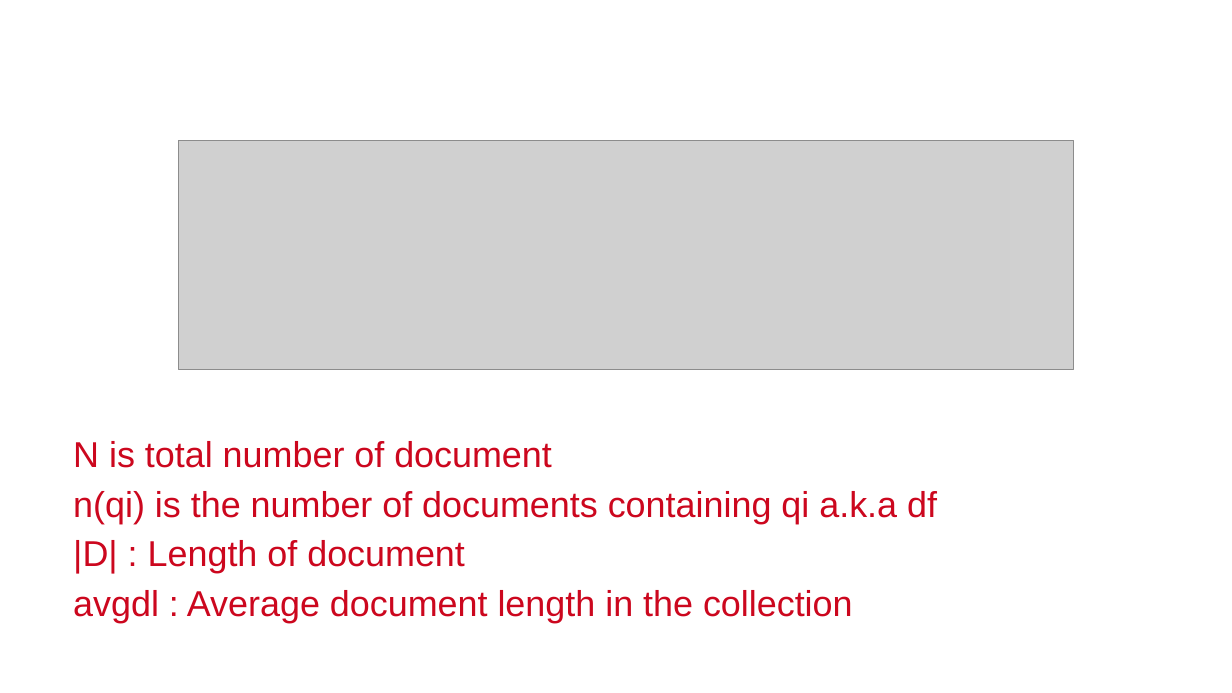
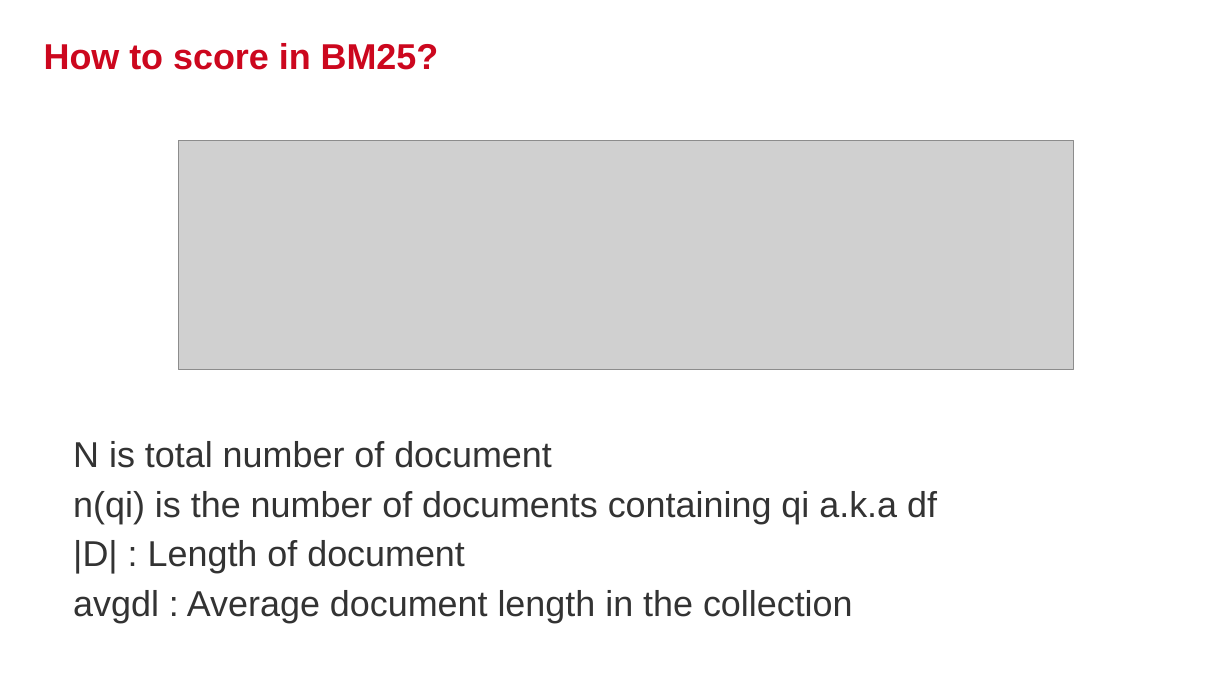
Before and after one commit to GiaHuy25/YPP4_Document, a slide deck: slide 30 of GoogleDriveScriptData/GiaHuy_Presentation_GoogleDrive.pptx (slide 34 before the commit). Drawn at 1232x693 pixels with LibreOffice and Linux fonts; fonts in the diff are those of the drawing; grey boxes stand for pictures; background and template pictures are left out. Boxes give left, top, right and bottom in pixels: in the first picture for what was removed or moved away, otherwise in the second. Text is boxed around its words. In the diff, an @@ line names an element or a change of style, - is before the commit and + after.

```diff
--- a/GoogleDriveScriptData/GiaHuy_Presentation_GoogleDrive.pptx
+++ b/GoogleDriveScriptData/GiaHuy_Presentation_GoogleDrive.pptx
@@ text added at <box>44,43,439,70</box>, 28 pt, text #CC071E, bold @@
+How to score in BM25?
@@ text "N is total number of ..." at <box>73,441,937,623</box>: text colour #CC071E to #333333 @@
```
Also in this commit, not shown: 14 other slides changed, 9 slides added, 16 slides removed, 4 other files.
